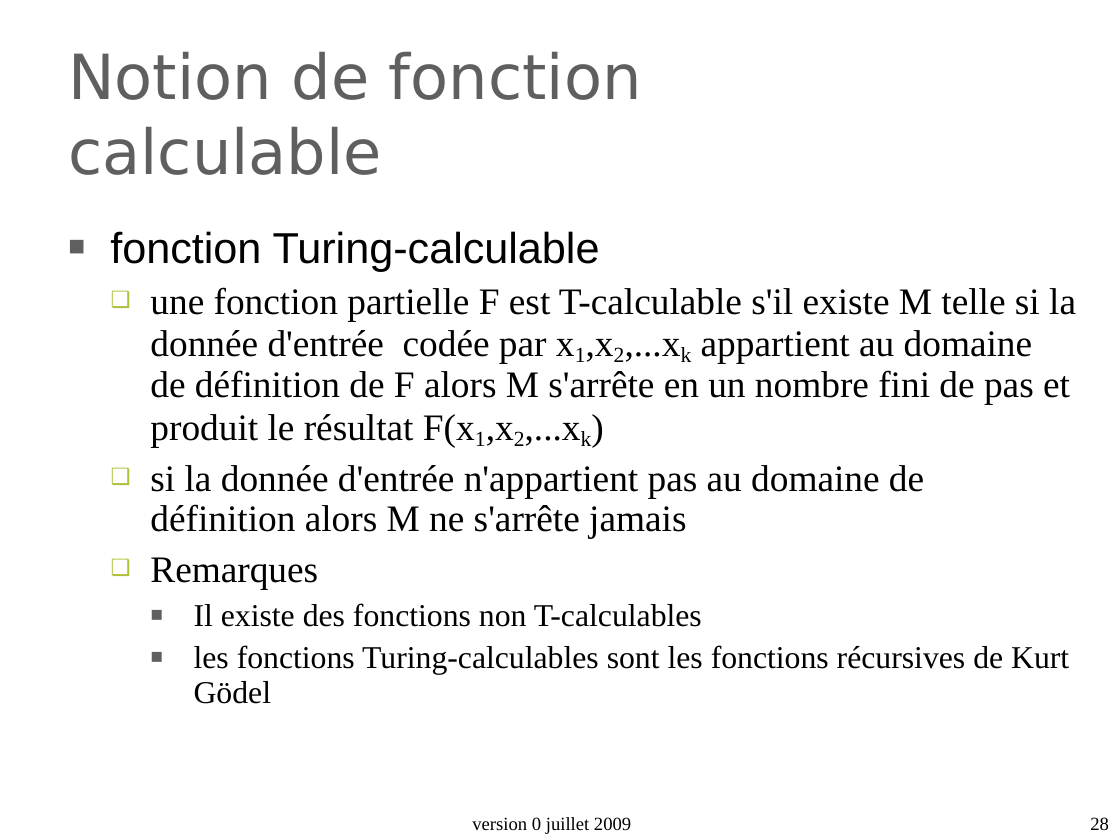
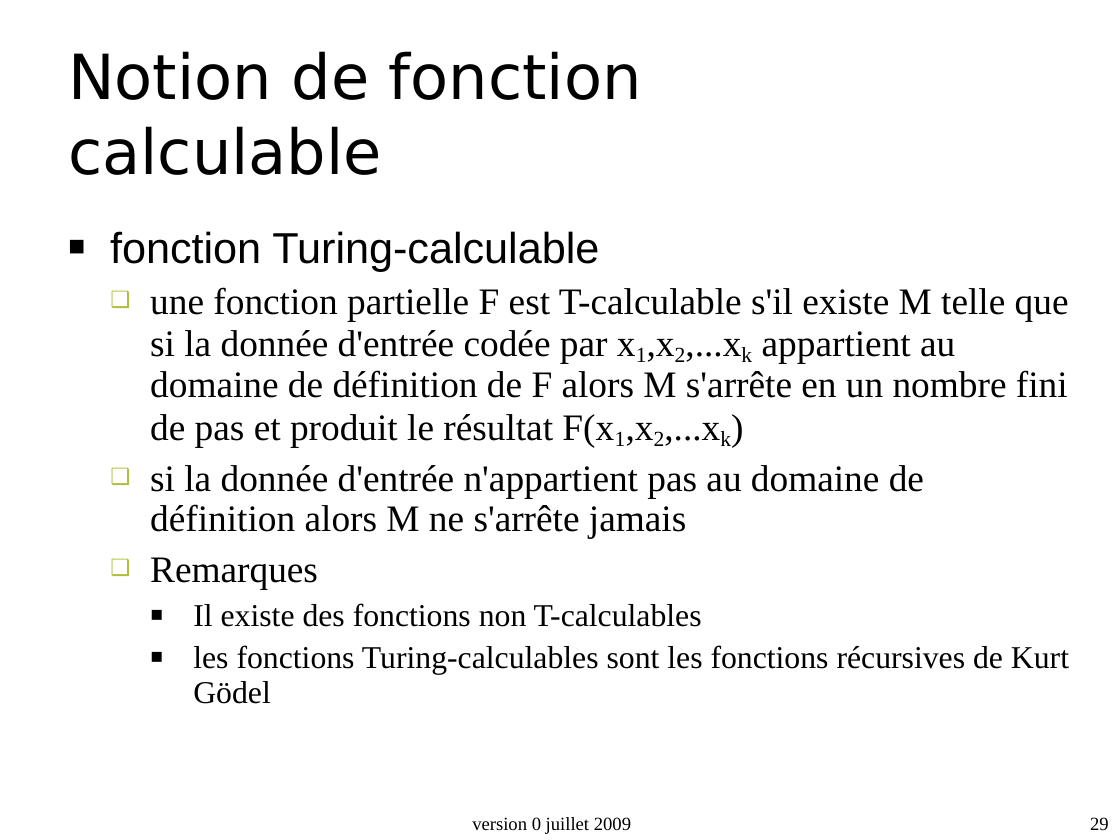
Before and after one commit to duanegris/texts, a slide deck: slide 29 of isi1/slides/2_architecture_machine.ppt (slide 28 before the commit). Drawn at 1120x840 pixels with LibreOffice and Linux fonts; fonts in the diff are those of the drawing; background and template pictures are left out. Boxes give left, top, right and bottom in pixels: in the first picture for what was removed or moved away, otherwise in the second. Text is boxed around its words. In the diff, an @@ line names an element or a change of style, - is before the commit and + after.

```diff
--- a/isi1/slides/2_architecture_machine.ppt
+++ b/isi1/slides/2_architecture_machine.ppt
@@ title "Notion de fonction calculable" at (x1=68, y1=51, x2=641, y2=175): text colour #5F5F5F to #000000 @@
@@ text at (x1=110, y1=231, x2=1069, y2=704): indent changed; bullet colour #5F5F5F to #000000 @@
@@ text at (x1=150, y1=287, x2=1069, y2=447): text changed @@
-  ❑ une fonction partielle F est T-calculable s'il existe M telle si la donnée d'entrée codée par x1,x2,...xk appartient au domaine de définition de F alors M s'arrête en un nombre fini de pas et produit le résultat F(x1,x2,...xk)
+  ❑ une fonction partielle F est T-calculable s'il existe M telle que si la donnée d'entrée codée par x1,x2,...xk appartient au domaine de définition de F alors M s'arrête en un nombre fini de pas et produit le résultat F(x1,x2,...xk)
@@ page number at (x1=1090, y1=817, x2=1109, y2=831): text changed @@
-28
+29
```
Also in this commit, not shown: 33 other slides changed, 1 slide added.
